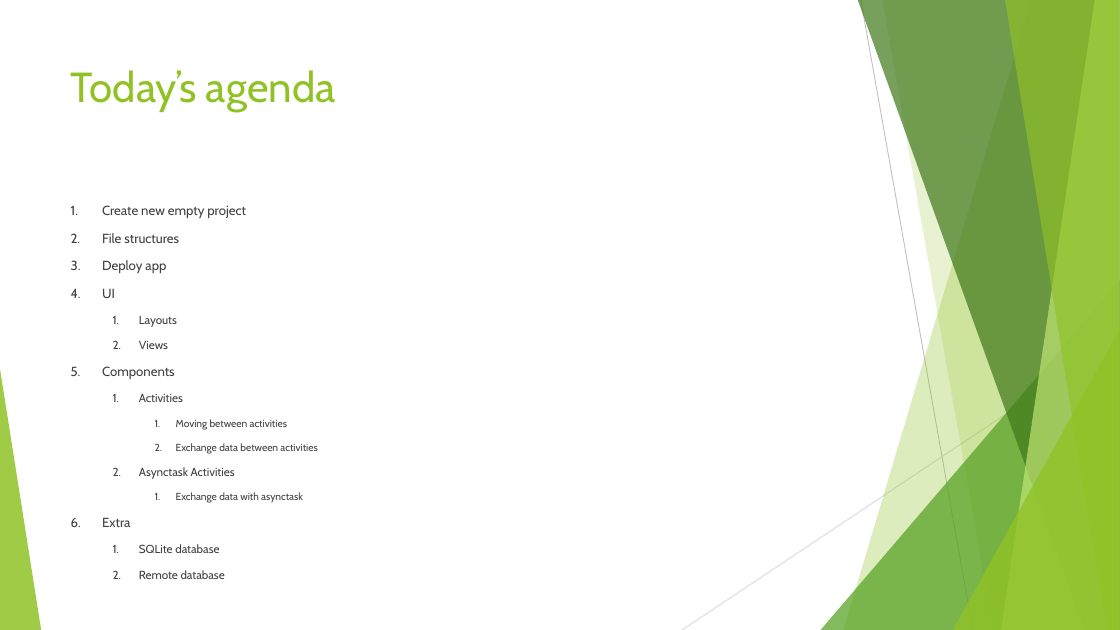
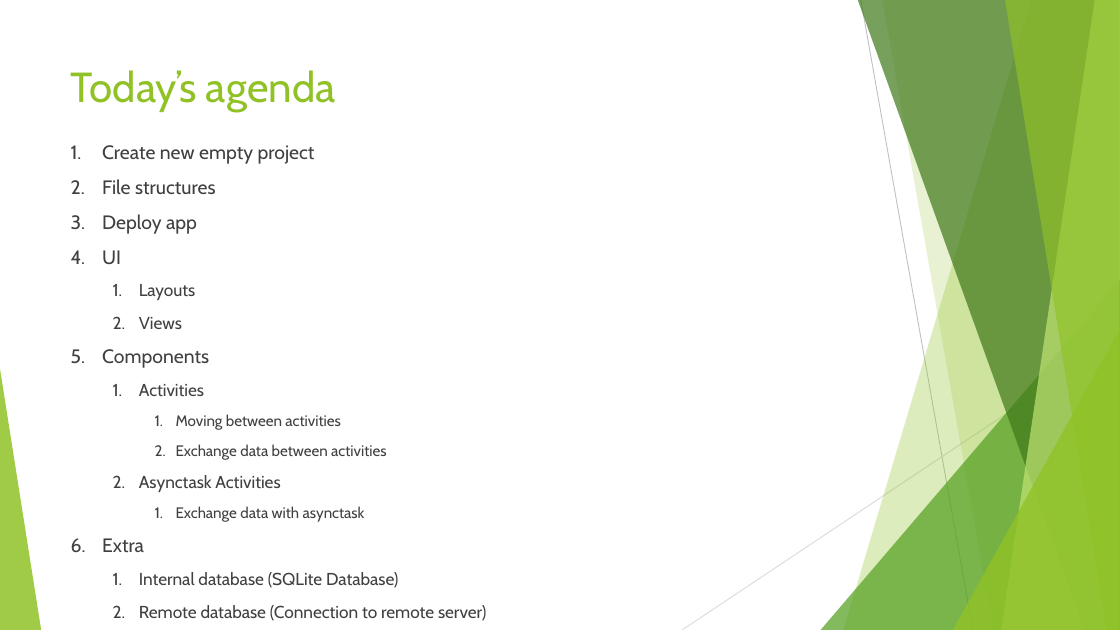
Before and after one commit to Nadzmi-Freelance/Android-Training, a slide deck: slide 7 of presentation/intro to android.pptx (slide 8 before the commit). Drawn at 1120x630 pixels with LibreOffice and Linux fonts; fonts in the diff are those of the drawing. Boxes give left, top, right and bottom in pixels: in the first picture for what was removed or moved away, otherwise in the second. Text is boxed around its words. In the diff, an @@ line names an element or a change of style, - is before the commit and + after.

```diff
--- a/presentation/intro to android.pptx
+++ b/presentation/intro to android.pptx
@@ text "Create new empty project": place and size @@
-text "Create new empty project" at <box>102,205,317,553</box>
+text "Create new empty project" at <box>102,145,486,621</box>
@@ text at <box>102,145,386,552</box>: size 11.2 to 16.6 pt in "Create new empty project", "File structures", "Deploy app", "UI" and 2 more places; size 10 to 14.8 pt in "Layouts", "Views", "Activities", "Asynctask Activities"; size 8.8 to 12.9 pt in "Moving between activities", "Exchange data between activities", "Exchange data with asynctask" @@
@@ text at <box>139,572,486,621</box>: text changed; size 10 to 14.8 pt @@
-  1. SQLite database
-  2. Remote database
+  1. Internal database (SQLite Database)
+  2. Remote database (Connection to remote server)
```
Also in this commit, not shown: 1 slide removed, 8 other files.
